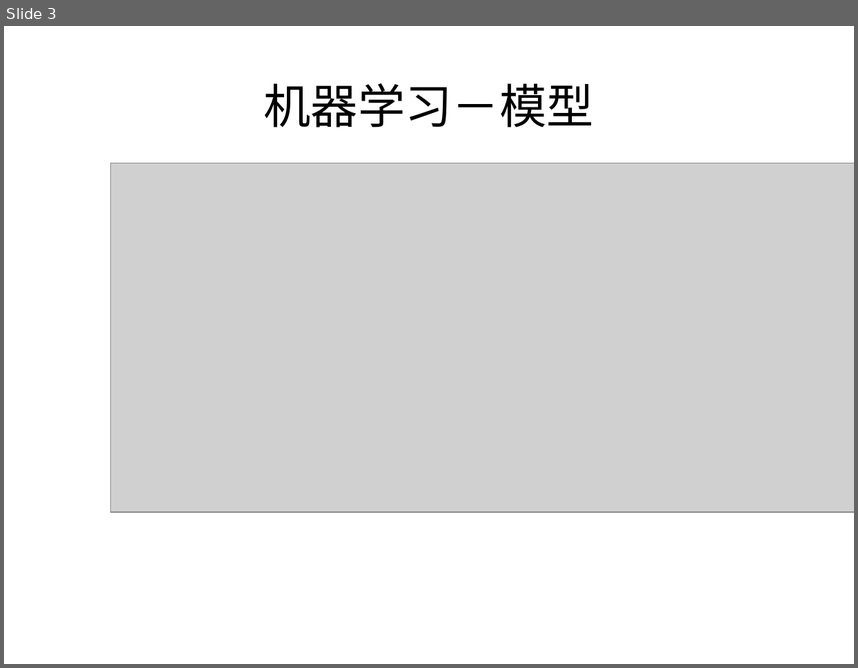
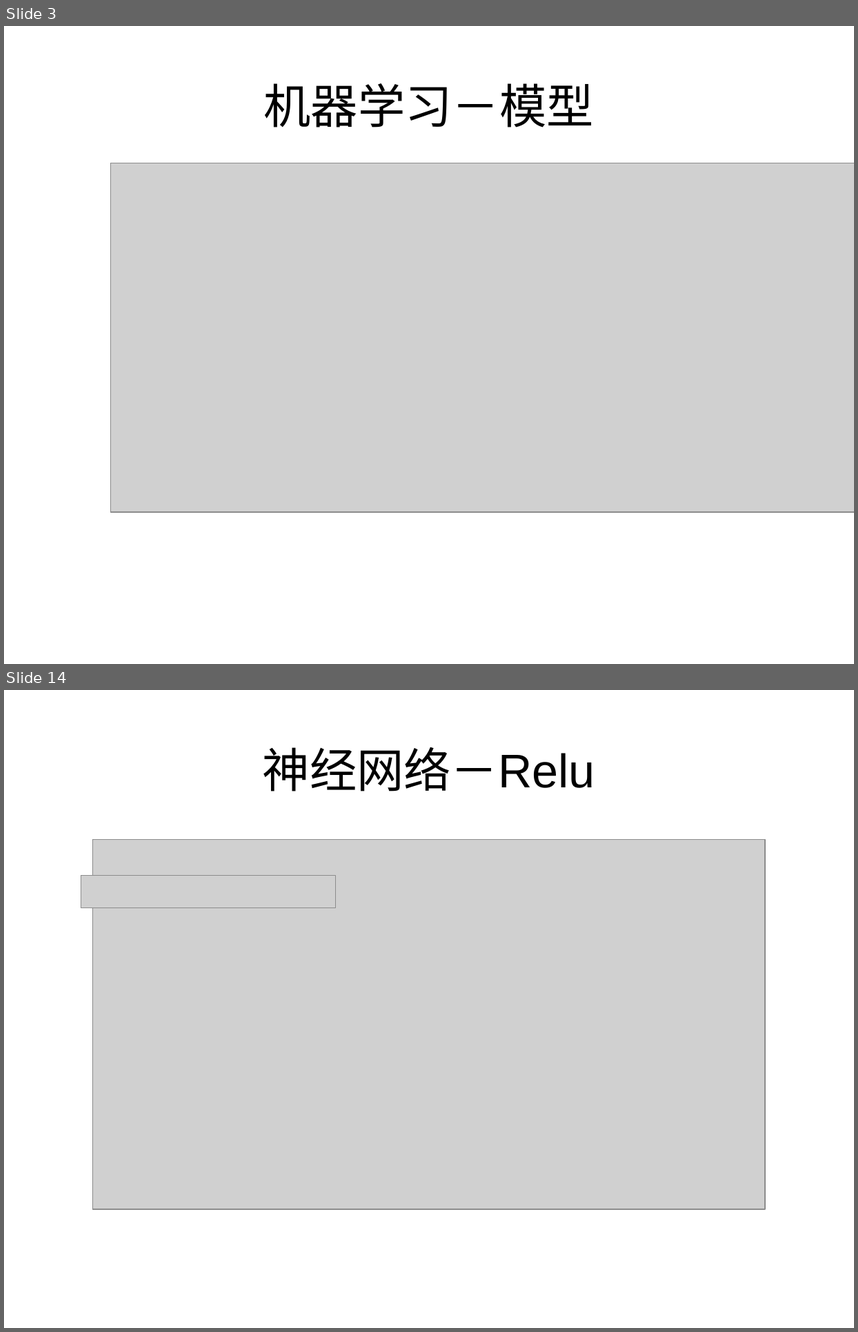
Before and after one commit to qqqil/tensorflow_test, a slide deck: docs/nn.pptx. Shown one above the other, each under a label of ours: slide 3 before the commit, slides 3 and 14 after it; the slides between them are not shown. The pictures are 858x668 and 858x1332 pixels, drawn with LibreOffice and Linux fonts; fonts in the diff are those of the drawing; grey boxes stand for pictures. Boxes give left, top, right and bottom in pixels: in the first picture for what was removed or moved away, otherwise in the second. Text is boxed around its words. In the diff, an @@ line names an element or a change of style, - is before the commit and + after.

```diff
--- a/docs/nn.pptx
+++ b/docs/nn.pptx
@@ slide 14 added at <box>4,690,854,1328</box>, background #FFFFFF @@
@@ text added at <box>263,747,595,791</box>, 44 pt, text #000000 @@
+神经网络－Relu
@@ picture added at <box>93,839,765,1208</box> @@
@@ picture added at <box>81,875,336,908</box> @@
```
Also in this commit, not shown: 3 slides changed, 16 other slides added, 5 slides removed, 6 other files.
